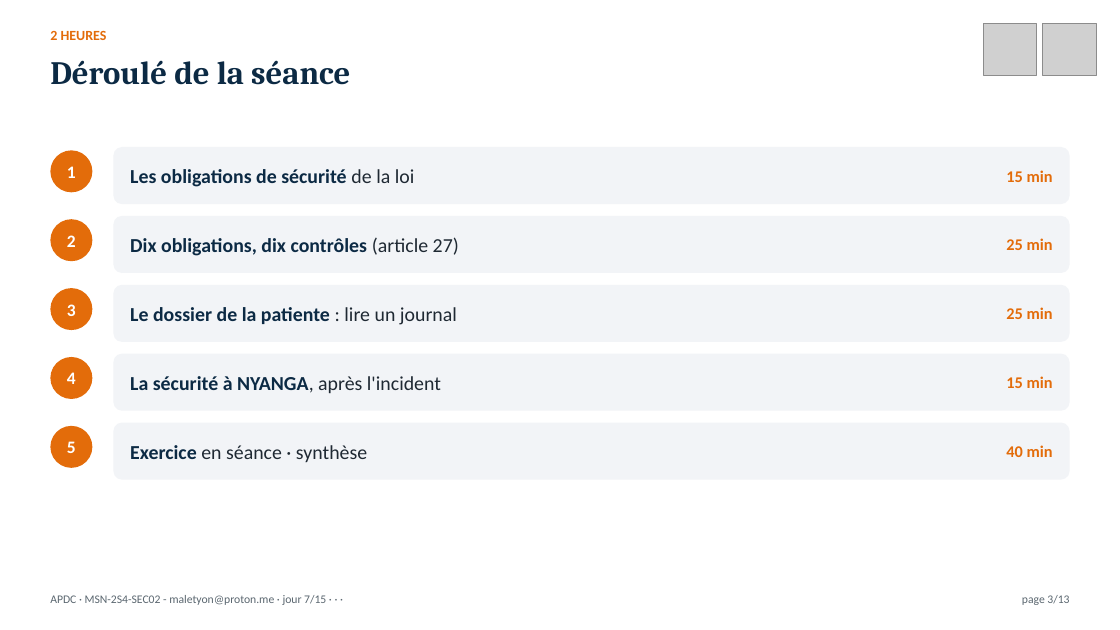
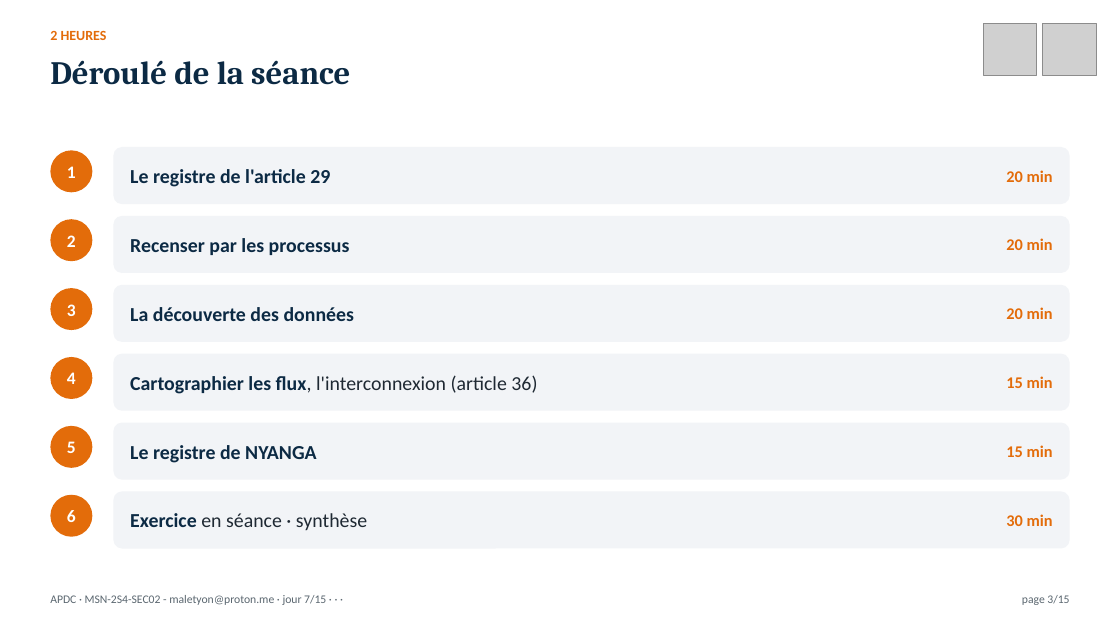
Before and after one commit to MaletYon/cours-apdc, a slide deck: slide 3 of Présentation/APDC_J07.pptx. Drawn at 1120x630 pixels with LibreOffice and Linux fonts; fonts in the diff are those of the drawing; grey boxes stand for pictures. Boxes give left, top, right and bottom in pixels: in the first picture for what was removed or moved away, otherwise in the second. Text is boxed around its words. In the diff, an @@ line names an element or a change of style, - is before the commit and + after.

Commit message:
Présentations : quinze séances réalignées sur la version 3 (contexte international et national en J03 à J05)

```diff
--- a/Présentation/APDC_J07.pptx
+++ b/Présentation/APDC_J07.pptx
@@ text at box(130, 169, 330, 187): text changed @@
-Les obligations de sécurité de la loi
+Le registre de l'article 29
@@ text at box(1006, 170, 1053, 182): text changed @@
-15 min
+20 min
@@ text at box(130, 238, 350, 255): text changed @@
-Dix obligations, dix contrôles (article 27)
+Recenser par les processus
@@ text at box(1006, 238, 1053, 250): text changed @@
-25 min
+20 min
@@ text at box(130, 307, 355, 321): text changed @@
-Le dossier de la patiente : lire un journal
+La découverte des données
@@ text at box(1006, 307, 1053, 319): text changed @@
-25 min
+20 min
@@ text at box(130, 375, 537, 394): text changed; text colour #0C2A44 to #1F2933; bold off @@
-La sécurité à NYANGA, après l'incident
+Cartographier les flux, l'interconnexion (article 36)
@@ text added at box(130, 445, 317, 463), 17 pt, text #0C2A44, bold @@
+Le registre de NYANGA
@@ text at box(1006, 445, 1053, 457): text changed @@
-40 min
+15 min
@@ ellipse added at box(50, 495, 92, 537), fill #E36C0A, 15 pt, text #FFFFFF, bold @@
+6
@@ rounded rectangle added at box(113, 492, 1070, 549), fill #F2F4F7 @@
@@ text "Exercice en séance · synthèse": place and size @@
-text "Exercice en séance · synthèse" at box(130, 445, 367, 462)
+text "Exercice en séance · synthèse" at box(130, 513, 367, 530)
@@ text added at box(1006, 514, 1053, 526), 14 pt, text #E36C0A, bold @@
+30 min
@@ text at box(1022, 595, 1069, 605): text changed @@
-page 3/13
+page 3/15
```
Also in this commit, not shown: 11 other slides changed, 3 slides added, 1 slide removed, 53 other files.
